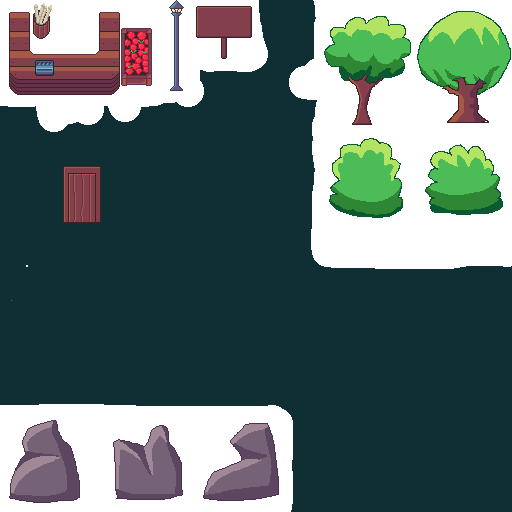
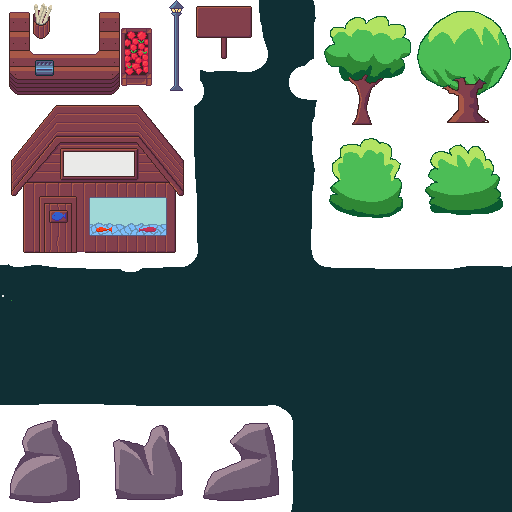
Comparing the layer stacks of the two 512 × 512 images. Changes:
renamed "Capa de pintura 3(pegado)" to "Capa de pintura 11 Fusionadas", painted on it over [0, 102, 198, 297]
painted on "Capa de pintura 2" over [0, 102, 198, 297]
